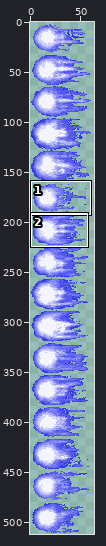
A sprite sheet gets an edit: Assets/Art/VFX/EngineFlare_02.png. Above, an overview of the earlier version with the close-up marked.
Close-up. Before the edit:
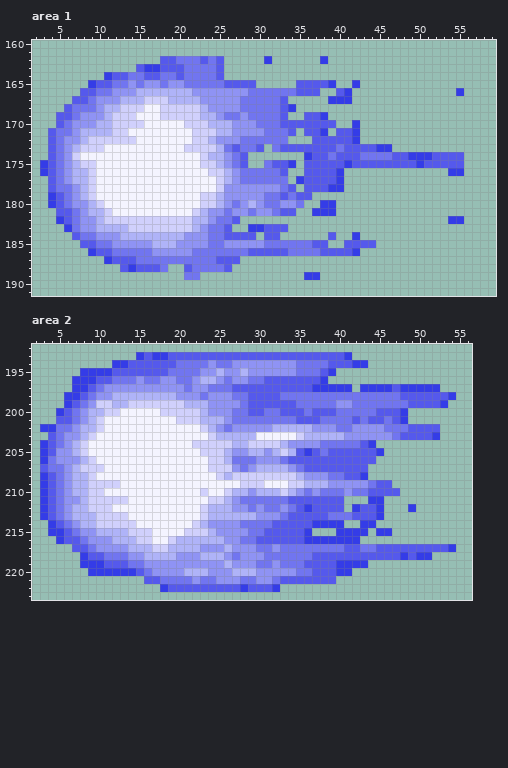
The file is 64x512 pixels. Pixels under 10% opacity are left out. Colours within 5 levels of each other are drawn and written as one. Shown: area 1: x 2..59, y 160..191; area 2: x 2..56, y 192..223. The commit also changed other parts of the picture, which this record leaves out.
Once edited:
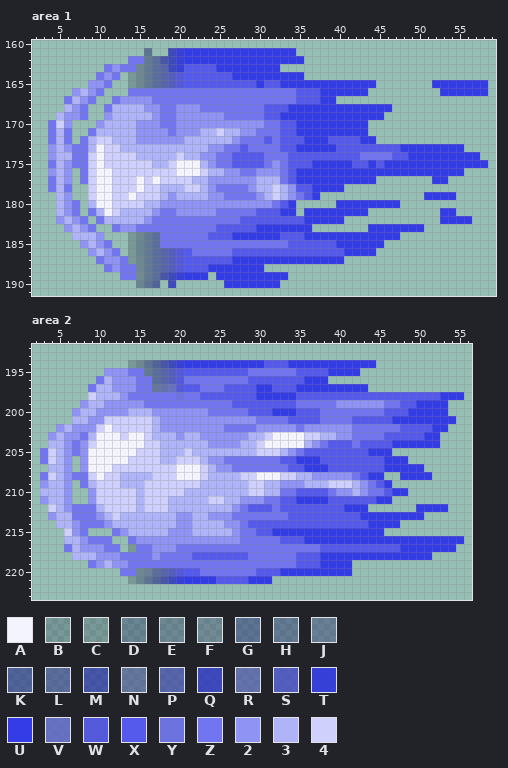
Palette (. is transparent): A #f4f4ff  B #0b0d3237  C #13143338  D #11144e56  E #1d1e4f56  F #26285156  G #181c6a75  H #27296c75  J #34366e75  K #1e238694  L #31338894  M #252aa2b3  N #42448b94  P #3c3fa5b3  Q #2b31bed2  R #4f52a8b3  S #4649c1d2  T #3139daf1  U #343ce7  V #5d60c4d1  W #5054ddf0  X #5559ec  Y #6a6ee1f0  Z #7175f0  2 #8f93f4  3 #afb3f8  4 #d0d0fc
The edit:
Changed rows in their new state; - is an unchanged pixel.
Area 1:
first column x 3:
161 -------------G--QTUUUUUUUUUUUUUU------------------------
162 -----------ZZHLMQTUUUUUUUUUU-UUUU--.--------------------
163 --------Z2ZZEHLPQTXXXXUUUUUUUU--------------------------
164 -------Z2Z.CEHLPSWXXXX-XUUUUUUUUU-----------------------
165 ------22Z..CEHLPSWXXXXX----UXXUUUUUU-UU-UU-------UUUUUUU
166 ----232-...ZZZZZZZZZZZZZZZ---------UUU-UU---------UU-UUU
167 ---Z32-..Z2222ZZZZZZZZZZZ-----ZZXXXU-..-----------------
168 ---32-..Z-33322ZZ222ZZZZZ---XX--UUUUUUUUUUUU------------
169 --322Z..2333332ZZ22222---Z--XXUUUUU-UUUUUUU-------------
170 -Z42...2-333222ZZ2222222---2----UUUUUUU-U---------------
171 -Z3-..Z--3332222Z222334-3--Z--X-UUU-UUU-U---------------
172 -Z3Z.Z3--333222222333-33----X-XXXUUU---XUU--------------
173 -23-ZZ3A443333333333322-ZX-ZZ---UUUUUX----XXXUUUUUUUU---
174 -233ZZ4-44443333343322ZZX-XXZZZXXX--X------------UUUUUU-
175 .Z3-ZZ--444444334---32ZZX-XX-2ZXX-UUUU---U-UUUU-UUUUUUUU
176 .23-.Z---44444444---4332---222ZXUUUUU-UUUUUUUUUUUUU-----
177 -Z3-.Z---444-4-444433222-22333-X-UUUU-UUUU-------UU-----
178 -Z3-..---444-443334432ZZZZ-33432X-UU--------------------
179 -.32..---44-44432333322ZZZZ-3432Z-U-------------UUUU----
180 -.32Z.-A-44443322222222-2-2-2-XU.--..UUUUUUUU-----------
181 --32-.Z-A433332ZZ2222-Z-ZZ-XXXUU-U---UUUU---------UU----
182 --232Z.Z333332ZZZZZZZZ--ZXXXXXXXXUUUUU------------U--U--
183 ---23-Z..Z22ZZZZZZZZZ-X-XXX-UUUUUU-------UUUUUUU--------
184 ----333-...CEHLZZZZZZXX-UUUUUUXXXUUUUUU-UUUUU-----------
185 -----232-..BDHLZZZZZZ--ZZZZZ---XXX--XUUUUUU-------------
186 ------232-.CDHLPSWX-----XX-----XXXX---U-UU--------------
187 -------Z22ZCEHLPSWXXXX--UUUUUUUUUUUUUU------------------
188 --------Z2ZZEHLPSW-XXUUUUUUU----------------------------
189 ----------ZZFHLMQTUUU-UUUUUUUUU--..---------------------
190 ------------DGK-Q------UUUUUUU--------------------------
Area 2:
first column x 3:
193 ------------...........................--------------
194 ---------..CEGKMQTUUUUUUUUUUXXXUUUUUUUU--U-----------
195 -----...222ZZHLPSWXXXXXXXXZZZZZZXXX--UUU-------------
196 ----...Z3222Z-LPSW-ZZZZ-ZZXX-----UU------------------
197 ----..Z33---ZZNRVWXXZ--X---UU---UU-----U-.........---
198 ---...433-2ZZZZZZYZZXXXXXX-UUUUUXXXXXXXXXXXXX-----U-U
199 ---..23322222ZZZZZZZZZZZXX-------------2222--X-UUU---
200 --..23-22223332222222ZZZ----XUUU-X-ZZ-----Z--XUUUUU--
201 --..3322444444322222222-222----X--------X--XU-UUUUUU-
202 ..23-22--4444432222222--ZZZ--222Z2---22ZZZZ--X---UU--
203 -23--Z3---4--4333233222222-34---A44--2-ZZZZXX---U----
204 .33-Z24------443333332222-3-AAAAA3--XXX--XXXUUUUUU---
205 Z43-Z2------44433343333-33-44432ZX-X-----U-U---------
206 Z43-.2A----444433444322Z---ZZZX-UUU-------XUUU-------
207 .33-.2AA-44444444---4322Z-ZZZZZXXUUU-----XXUUUUU-----
208 Z43-ZZ--443333444---433-3--AAA---3--222ZXUU--UUUU----
209 233-.Z3---3334444444333333--33222---4443---U---------
210 333-..2-4444344444333333--44--ZZXXXX-2-32ZZ-UU-------
211 233-..2----4344433333---3222--X-UUUU--XXXX-U---------
212 .43-ZZZ3-444344433333----ZXXX-XX-X----U-U..---.UUUU--
213 .233ZZZ23-33333332233222ZZZZZZ------XXX-UU-UUUUU-----
214 -.33-ZZZ233333333223-33---XXX-----XXXXXXX-UUU--------
215 -..42Z...Z23333322233-33-Z-X-UUUU-UUU----U-.---------
216 --.332ZZZ..Z22222222222----ZZZ----------UUUUUUUUUUUUU
217 ---Z322-ZZ.CZZ222ZZZZZZZZZZ--Z-----XXX--XX---UUUUUU--
218 ----333222-ZZZ2ZZZZXXXXXXXZZ----XX-UUUUUUUUUU-U------
219 -----.Z2322--ZZZZZZZZZZZZZZ--Z--X--UU--..------------
220 ------....ZZEJLPSWXXZZZZZZZXXXUUUUUUU----------------
221 -----------CDGKMQTUUUUXXXXUUU........----------------
222 ---------------...............-----------------------
Where, in picture pixels (left, top, right, bottom), the same in both close-ups:
changed: (40, 48, 488, 288)
changed: (40, 352, 464, 592)
